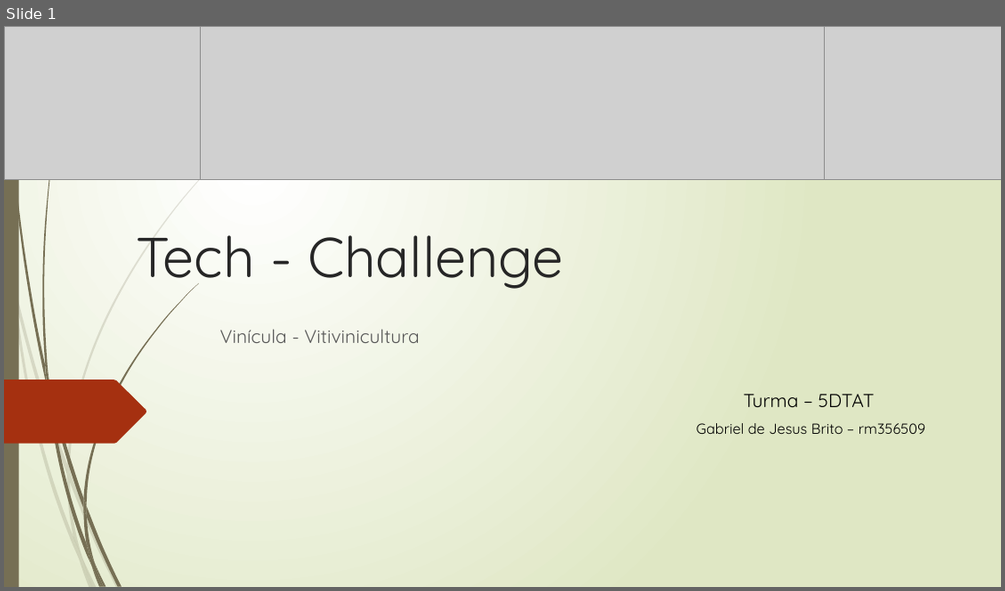
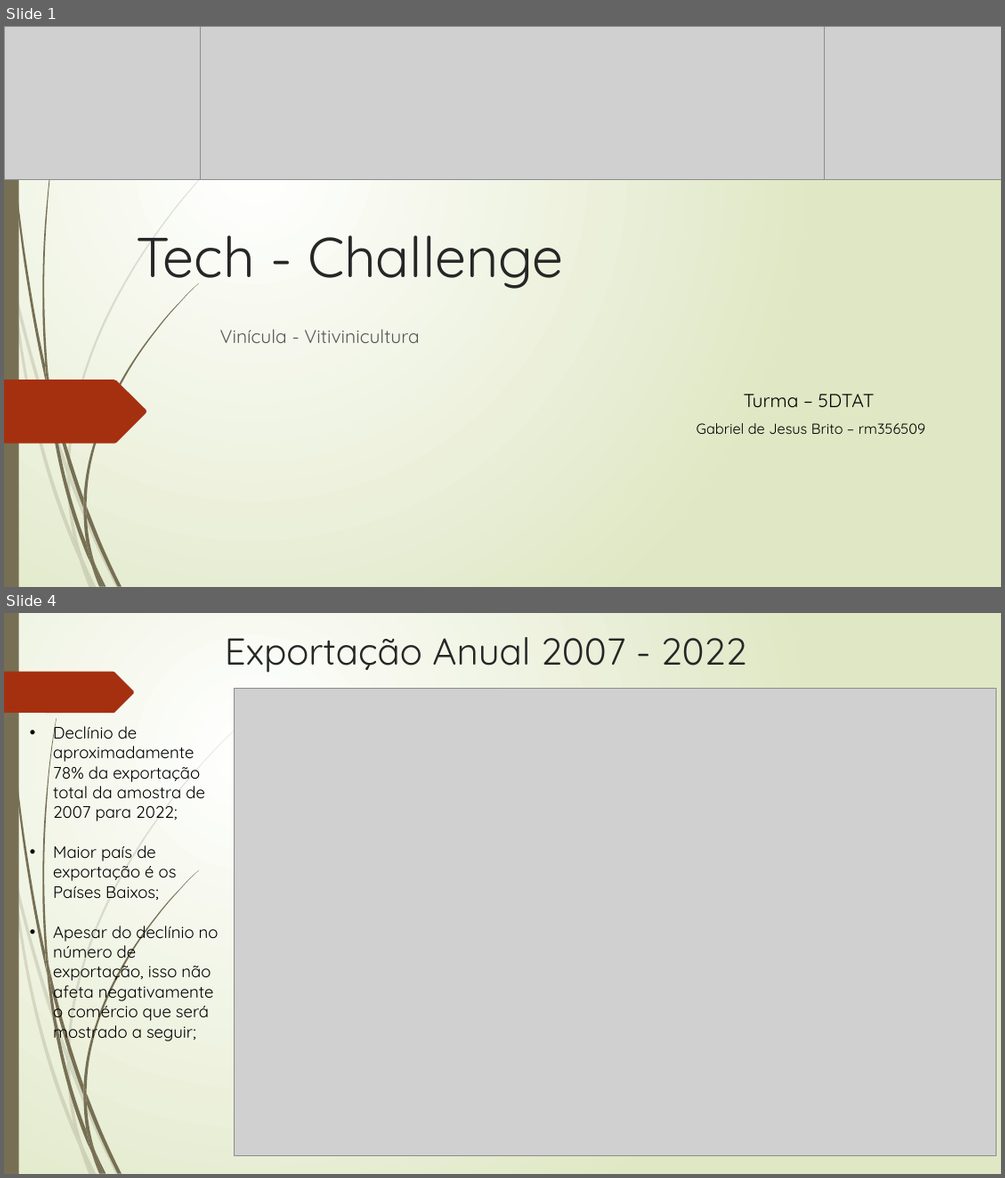
Before and after one commit to SinxCode/Tech-Challenge, a slide deck: Tech - Challenge.pptx. Shown one above the other, each under a label of ours: slide 1 before the commit, slides 1 and 4 after it; the slides between them are not shown. The pictures are 1005x591 and 1005x1178 pixels, drawn with LibreOffice and Linux fonts; fonts in the diff are those of the drawing; grey boxes stand for pictures. Boxes give left, top, right and bottom in pixels: in the first picture for what was removed or moved away, otherwise in the second. Text is boxed around its words. In the diff, an @@ line names an element or a change of style, - is before the commit and + after.

```diff
--- a/Tech - Challenge.pptx
+++ b/Tech - Challenge.pptx
@@ slide 4 added at [4, 613, 1001, 1174], background gradient #FFFFFF to #DFE8C4; not listed: 23 template elements that a slide beside it also shows @@
@@ title added at [225, 637, 746, 673], 36 pt, text #262626 @@
+Exportação Anual 2007 - 2022
@@ freeform shape added at [4, 672, 134, 713], fill #A53010 @@
@@ picture added at [235, 688, 996, 1155] @@
@@ text added at [53, 721, 218, 1043], 16 pt, text #000000 @@
+• Declínio de aproximadamente 78% da exportação total da amostra de 2007 para 2022;
+• Maior país de exportação é os Países Baixos;
+• Apesar do declínio no número de exportação, isso não afeta negativamente o comércio que será mostrado a seguir;
```
Also in this commit, not shown: 1 slide changed, 4 other slides added, 1 other file.
